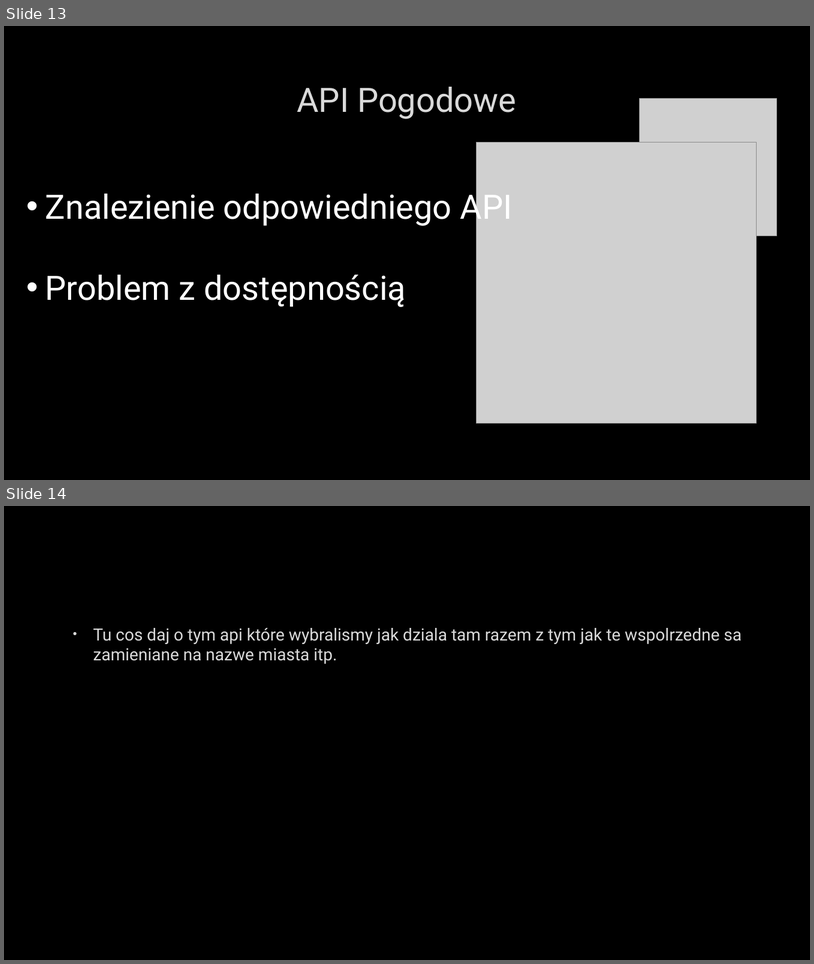
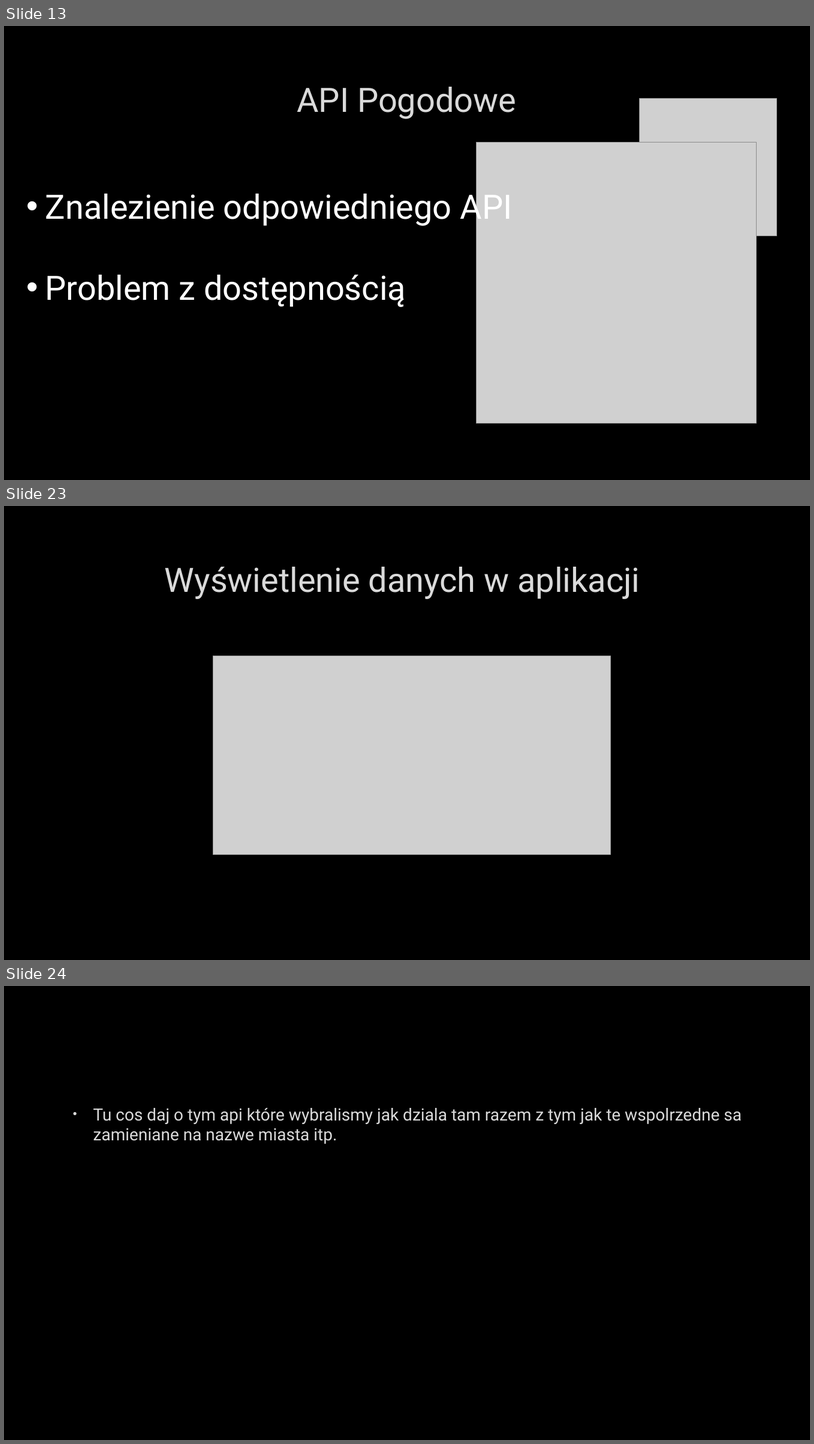
Before and after one commit to Luckownia/WeatherForecastApp, a slide deck: Aplikacja pogodowa na Androida.pptx. Shown one above the other, each under a label of ours: slides 13 and 14 before the commit, slides 13, 23 and 24 after it; the slides between them are not shown. The pictures are 814x964 and 814x1444 pixels, drawn with LibreOffice and Linux fonts; fonts in the diff are those of the drawing; grey boxes stand for pictures; background and template pictures are left out. Boxes give left, top, right and bottom in pixels: in the first picture for what was removed or moved away, otherwise in the second. Text is boxed around its words. In the diff, an @@ line names an element or a change of style, - is before the commit and + after.

```diff
--- a/Aplikacja pogodowa na Androida.pptx
+++ b/Aplikacja pogodowa na Androida.pptx
@@ slide 23 added at (4,506,810,960), background picture (left out) @@
@@ title added at (165,567,641,599), 40 pt, text #DADADA @@
+Wyświetlenie danych w aplikacji
@@ picture added at (213,655,611,855) @@
@@ what was slide 14 is now slide 24 @@
```
Also in this commit, not shown: 9 other slides added.
